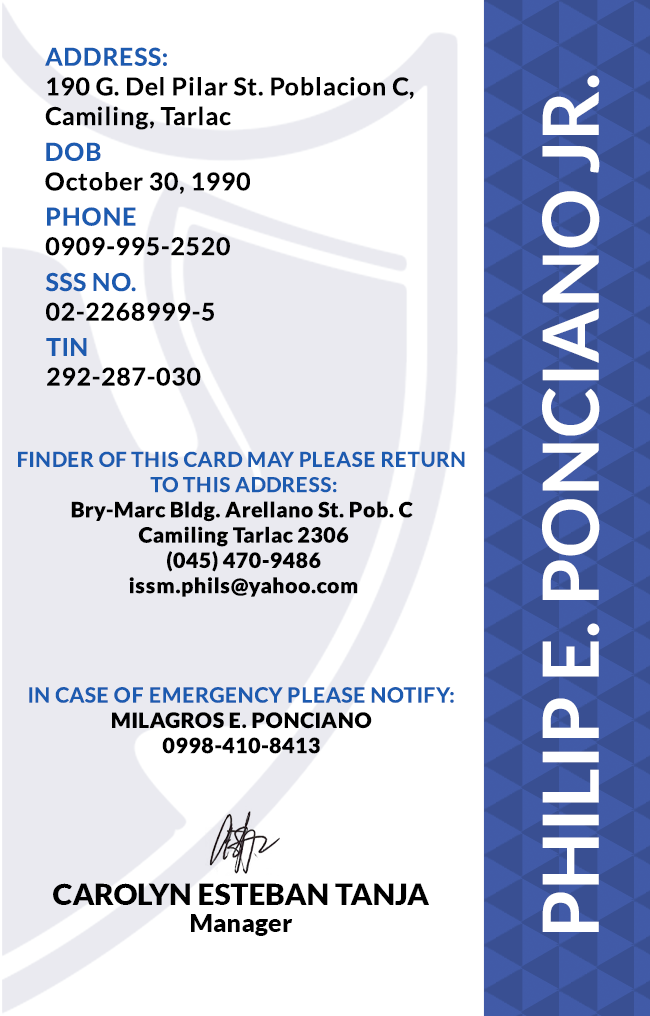
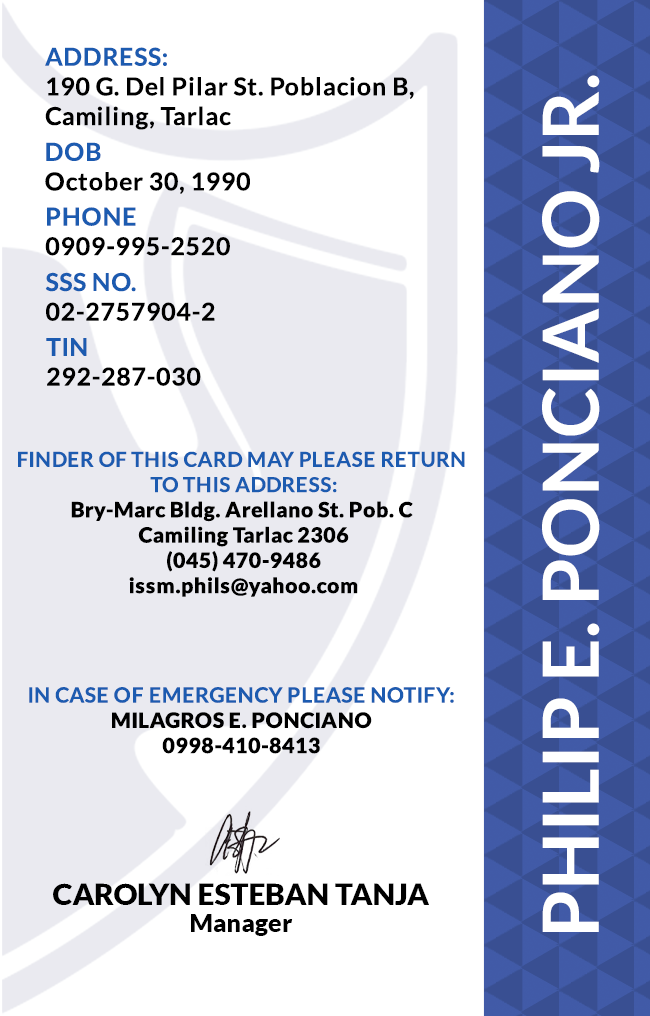
Revision of a layered (650, 1016) image; what changed, layer by layer:
renamed "SSS NO. 02-2268999-5" to "SSS NO. 02-2757904-2", painted on it over [101, 302, 215, 321]
renamed "ADDRESS: 190 G. Del Pilar St. Poblacion C, Camiling, Tarlac" to "ADDRESS: 190 G. Del Pilar St. Poblacion B, Camiling, Tarlac", painted on it over [392, 77, 409, 96]
